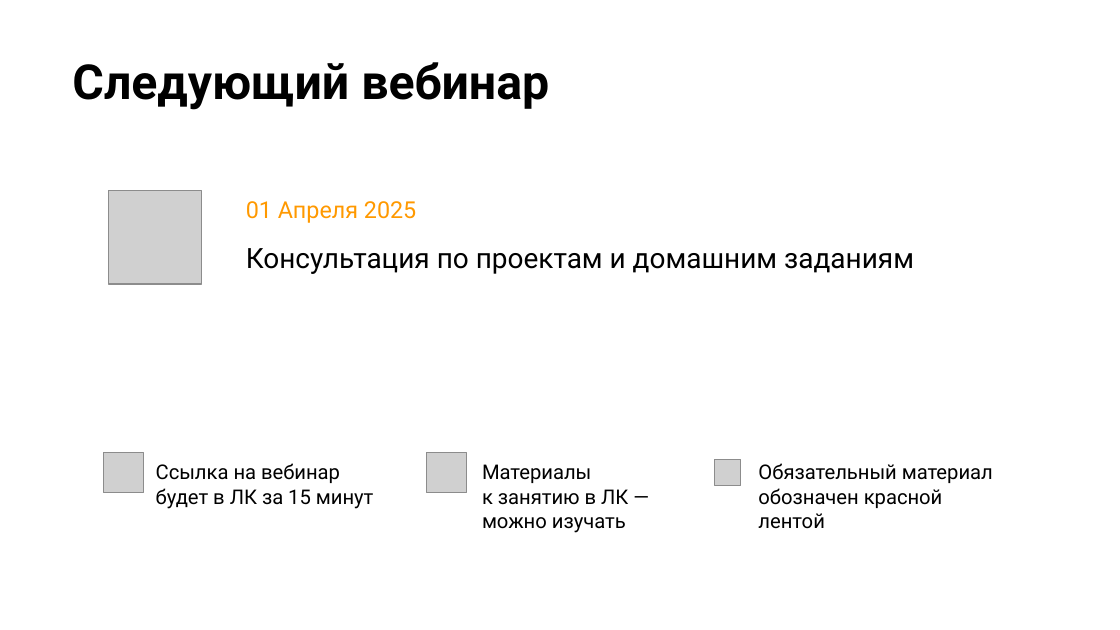
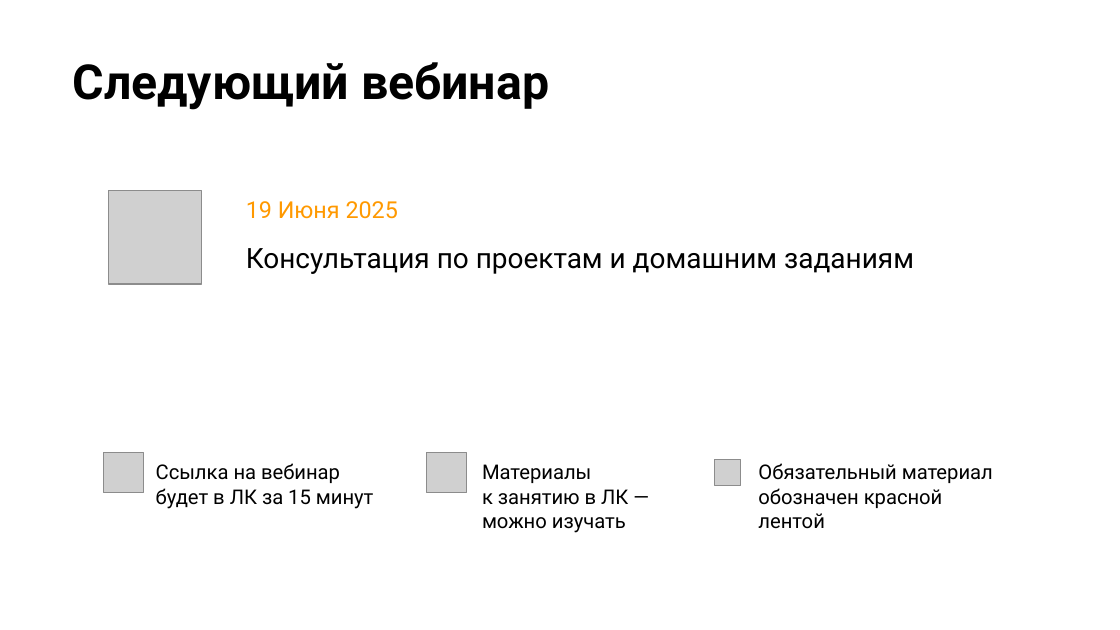
Before and after one commit to stureiko/Otus_lectures, a slide deck: slide 17 of FinML/32 - Real_data/Presentation/Работа с реальными данными и создание ML - моделей для проекта.pptx (slide 22 before the commit). Drawn at 1120x630 pixels with LibreOffice and Linux fonts; fonts in the diff are those of the drawing; grey boxes stand for pictures; background and template pictures are left out. Boxes give left, top, right and bottom in pixels: in the first picture for what was removed or moved away, otherwise in the second. Text is boxed around its words. In the diff, an @@ line names an element or a change of style, - is before the commit and + after.

```diff
--- a/FinML/32 - Real_data/Presentation/Работа с реальными данными и создание ML - моделей для проекта.pptx
+++ b/FinML/32 - Real_data/Presentation/Работа с реальными данными и создание ML - моделей для проекта.pptx
@@ text at (x1=246, y1=201, x2=398, y2=219): text changed @@
-01 Апреля 2025
+19 Июня 2025
```
Also in this commit, not shown: 6 other slides changed, 2 slides added, 7 slides removed, 5 other files.
